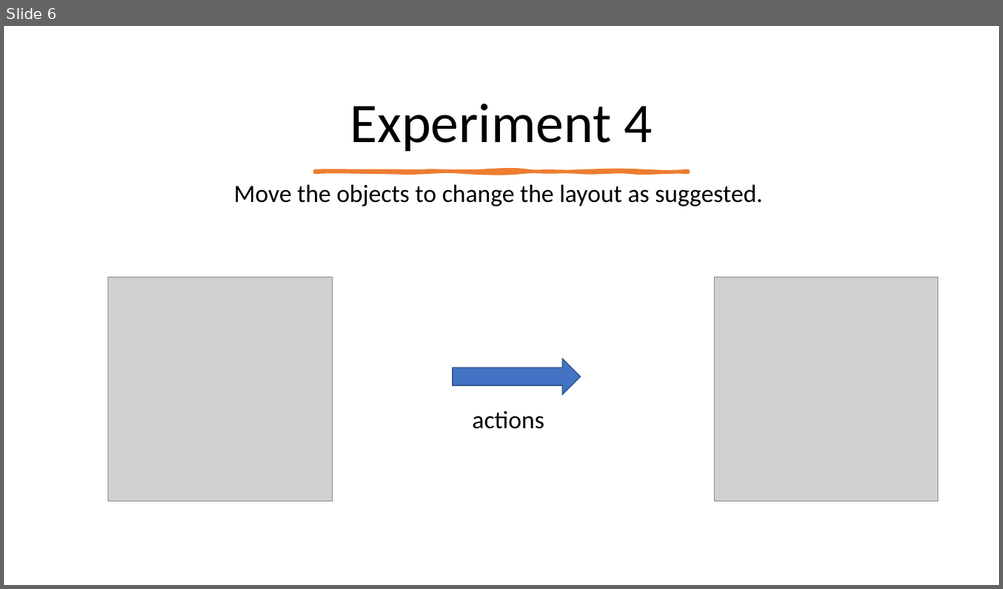
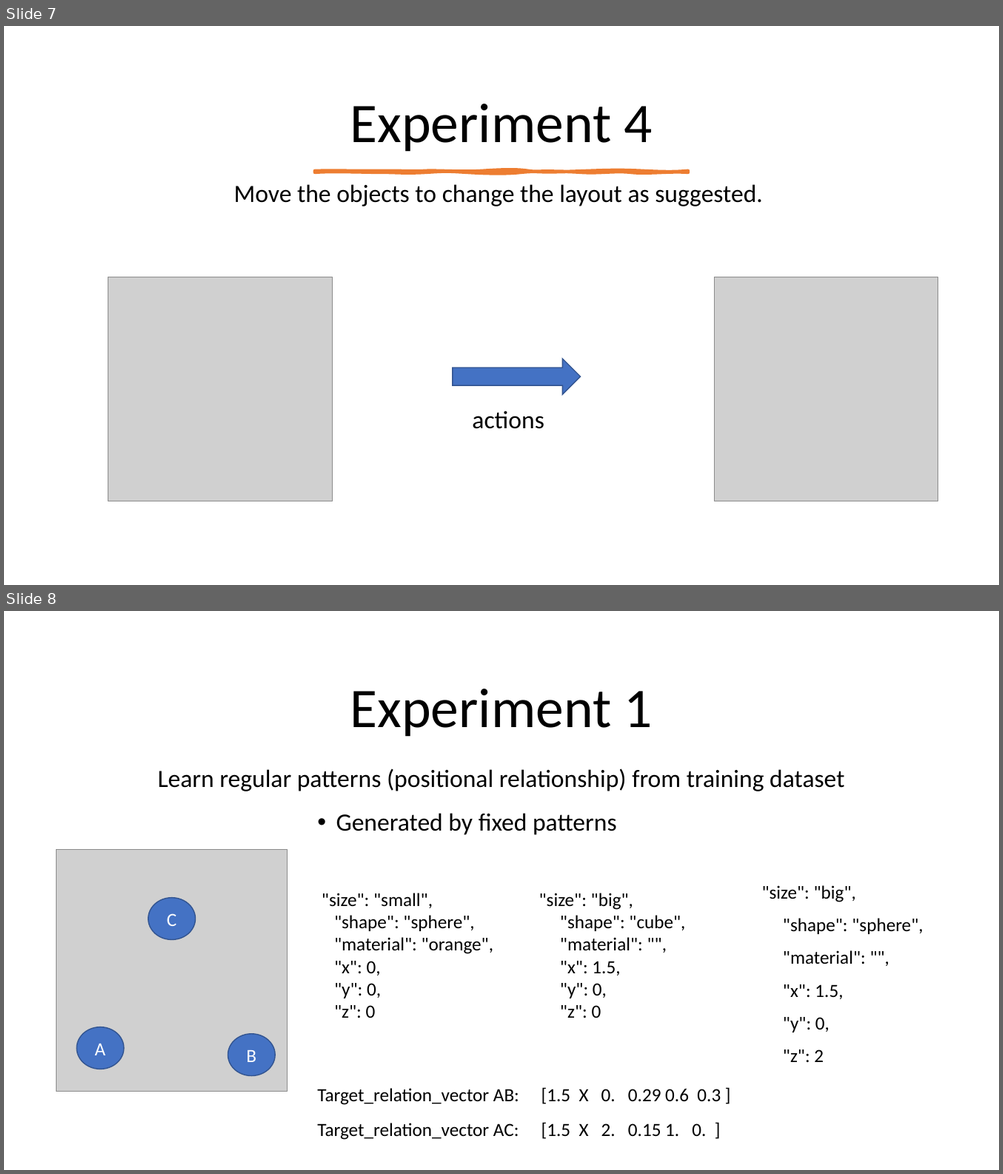
Before and after one commit to akweury/nsai_note, a slide deck: spatial_relation_vector.pptx. Shown one above the other, each under a label of ours: slide 6 before the commit, slides 7 and 8 after it. The pictures are 1003x589 and 1003x1174 pixels, drawn with LibreOffice and Linux fonts; fonts in the diff are those of the drawing; grey boxes stand for pictures. Boxes give left, top, right and bottom in pixels: in the first picture for what was removed or moved away, otherwise in the second. Text is boxed around its words. In the diff, an @@ line names an element or a change of style, - is before the commit and + after.

```diff
--- a/spatial_relation_vector.pptx
+++ b/spatial_relation_vector.pptx
@@ slide 8 added at (x1=4, y1=611, x2=999, y2=1170), background #FFFFFF @@
@@ title added at (x1=350, y1=689, x2=652, y2=737), 54 pt, text #000000 @@
+Experiment 1
@@ text added at (x1=158, y1=769, x2=844, y2=792), 24 pt, text #000000 @@
+Learn regular patterns (positional relationship) from training dataset
@@ text added at (x1=336, y1=813, x2=617, y2=835), 24 pt, text #000000 @@
+• Generated by fixed patterns
@@ picture added at (x1=57, y1=850, x2=287, y2=1091) @@
@@ ellipse added at (x1=148, y1=898, x2=195, y2=940), fill #4472C4, outline #325491 1 pt, 18 pt, text #FFFFFF @@
+C
@@ text added at (x1=321, y1=893, x2=493, y2=1018), 18 pt, text #000000 @@
+"size": "small",
+"shape": "sphere",
+"material": "orange",
+"x": 0,
+"y": 0,
+"z": 0
@@ text added at (x1=539, y1=893, x2=685, y2=1018), 18 pt, text #000000 @@
+"size": "big",
+"shape": "cube",
+"material": "",
+"x": 1.5,
+"y": 0,
+"z": 0
@@ text added at (x1=762, y1=886, x2=922, y2=1062), 18 pt, text #000000 @@
+"size": "big",
+"shape": "sphere",
+"material": "",
+"x": 1.5,
+"y": 0,
+"z": 2
@@ ellipse added at (x1=77, y1=1028, x2=123, y2=1069), fill #4472C4, outline #325491 1 pt, 18 pt, text #FFFFFF @@
+A
@@ ellipse added at (x1=227, y1=1034, x2=275, y2=1076), fill #4472C4, outline #325491 1 pt, 18 pt, text #FFFFFF @@
+B
@@ text added at (x1=317, y1=1088, x2=720, y2=1105), 18 pt, text #000000 @@
+Target_relation_vector AB: [1.5 X 0. 0.29 0.6 0.3 ]
@@ text added at (x1=317, y1=1122, x2=706, y2=1140), 18 pt, text #000000 @@
+Target_relation_vector AC: [1.5 X 2. 0.15 1. 0. ]
@@ what was slide 6 is now slide 7 @@
```
Also in this commit, not shown: 2 slides changed, 16 other slides added.
